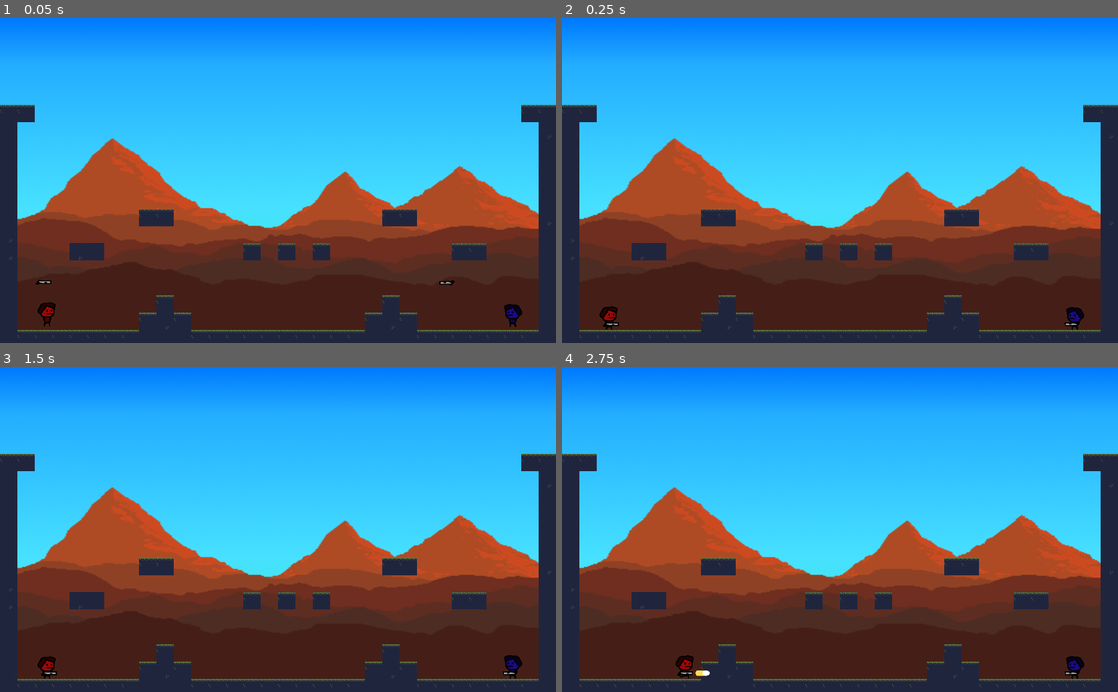
Above: before the commit, frames 1-4 (two rows, left to right).
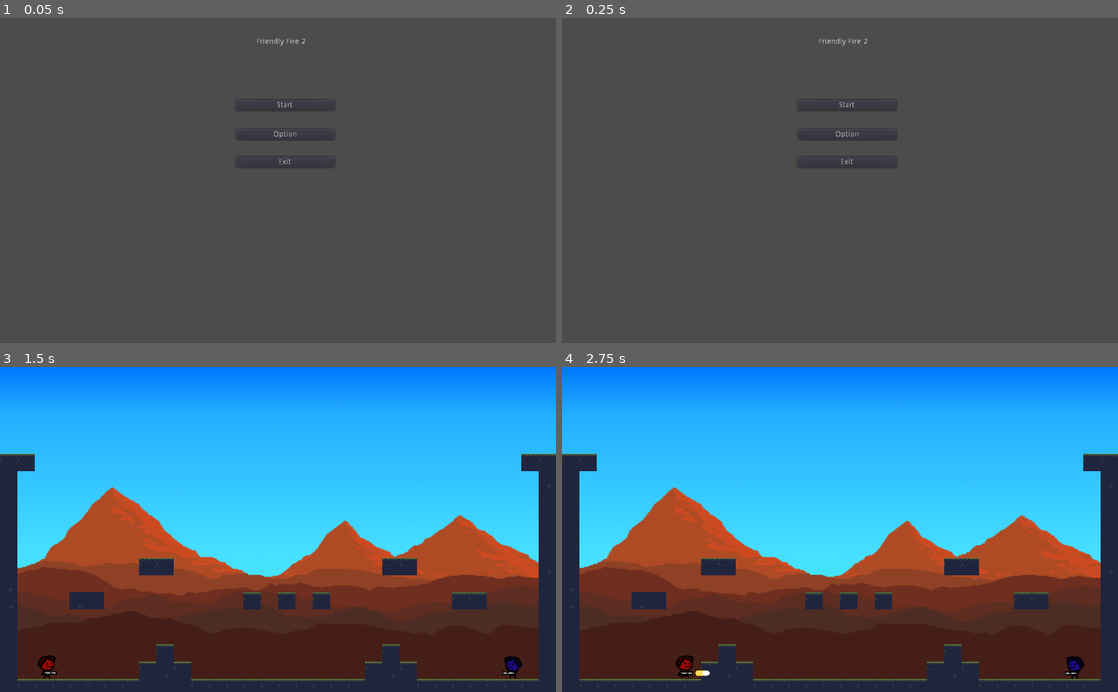
Above: after the commit, the same moments.

Repository: Toefge/InteraktiveSysteme
Game: Godot game, scene res://Menu.tscn
The game is run twice, just before and just after one commit, with the same random seed, the same clock (stepped at 60 frames per second) and the same inputs. Before the commit the project starts from res://game.tscn.
Inputs (mouse positions are in pixels of both pictures, inside the frame that each line leads up to):
- Up to frame 1 (0.05 s): no input
- Up to frame 2 (0.25 s): no input
- Up to frame 3 (1.5 s): click (283, 484) at 0.5 s, where only the run after the commit has a clickable "Option"; click (283, 454) at 1.25 s, where only the run after the commit has a clickable "Start"
- Up to frame 4 (2.75 s): tap Enter (fire02) at 2 s; move the mouse to (962, 513) at 2.02 s; hold D (right) from 2.03 s (still down); hold Space (fire) from 2.03 s (still down); tap Up (ui_up) at 2.27 s

The runs differ from the first frame. In frame 1, 100% of the frame differs, in the area x 0-100%, y 0-100%; in frame 2, 100%; in frame 3, 0.2%; in frame 4, nothing differs.

Commit message:
simple Menü

Diff:
--- /dev/null
+++ b/Menu.gd
@@ -0,0 +1,16 @@
+extends Control
+
+
+func _ready():
+	pass
+
+
+func _on_ButtonStart_pressed():
+	get_tree().change_scene("res://game.tscn")
+
+
+
+
+
+func _on_ButtonExit_pressed():
+	get_tree().quit()
--- /dev/null
+++ b/Menu.tscn
@@ -0,0 +1,47 @@
+[gd_scene load_steps=2 format=2]
+
+[ext_resource path="res://Menu.gd" type="Script" id=1]
+
+[node name="Menu" type="Control"]
+anchor_right = 1.0
+anchor_bottom = 1.0
+script = ExtResource( 1 )
+__meta__ = {
+"_edit_use_anchors_": false
+}
+
+[node name="Title" type="Label" parent="."]
+margin_left = 468.0
+margin_top = 35.0
+margin_right = 568.0
+margin_bottom = 54.0
+text = "Friendly Fire 2"
+align = 1
+valign = 1
+
+[node name="ButtonStart" type="Button" parent="."]
+margin_left = 434.0
+margin_top = 151.2
+margin_right = 616.0
+margin_bottom = 171.2
+text = "Start"
+__meta__ = {
+"_edit_use_anchors_": false
+}
+
+[node name="ButtonOption" type="Button" parent="."]
+margin_left = 435.24
+margin_top = 204.541
+margin_right = 616.24
+margin_bottom = 224.541
+text = "Option"
+
+[node name="ButtonExit" type="Button" parent="."]
+margin_left = 434.0
+margin_top = 255.92
+margin_right = 616.0
+margin_bottom = 275.92
+text = "Exit"
+
+[connection signal="pressed" from="ButtonStart" to="." method="_on_ButtonStart_pressed"]
+[connection signal="pressed" from="ButtonExit" to="." method="_on_ButtonExit_pressed"]
--- a/project.godot
+++ b/project.godot
@@ -27,7 +27,7 @@
 [application]
 
 config/name="shooter"
-run/main_scene="res://game.tscn"
+run/main_scene="res://Menu.tscn"
 config/icon="res://icon.png"
 
 [display]
